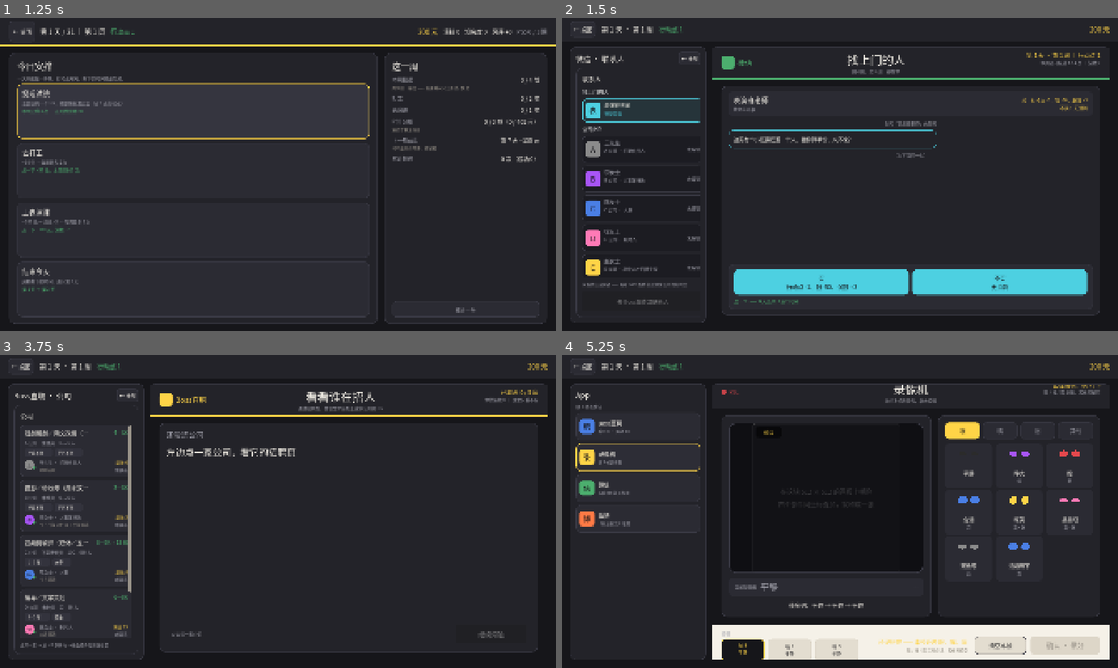
Above: before the commit, frames 1-4 (two rows, left to right).
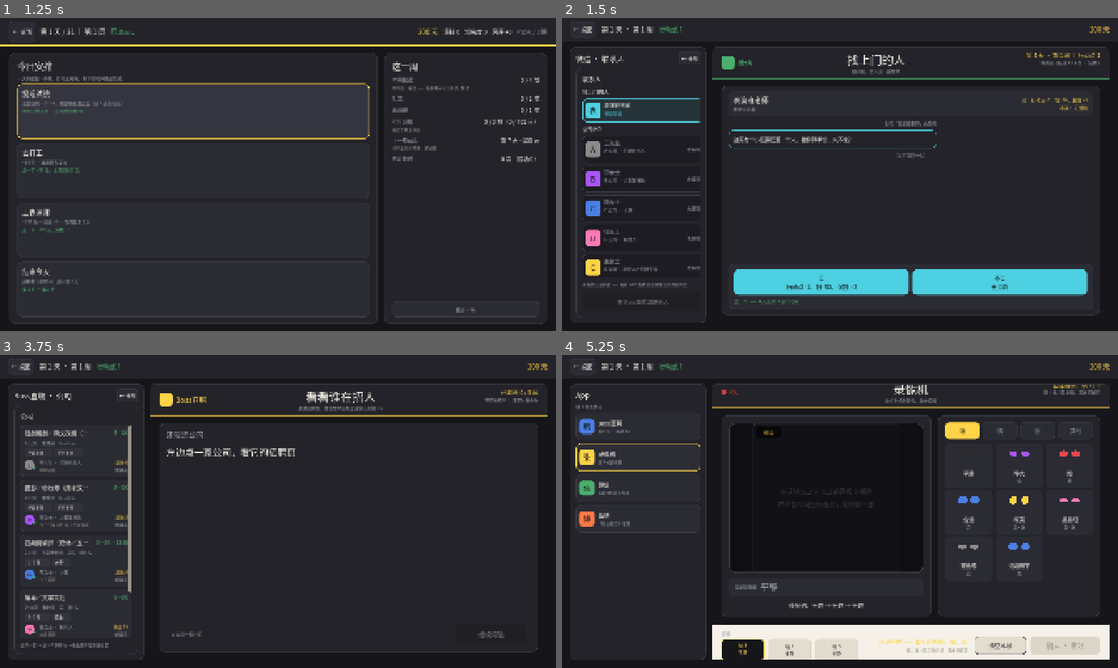
Above: after the commit, the same moments.

Repository: Ttixan/drama-queen
Game: Godot game, scene res://scenes/main_scene.tscn
Same seed, same stepped clock (60 frames per second), same inputs: the game is played once before the commit and once after it.
Inputs (mouse positions are in pixels of both pictures, inside the frame that each line leads up to):
- Up to frame 1 (1.25 s): tap Enter at 0.5 s; drag from (83, 180) to (333, 105) at 0.52 s
- Up to frame 2 (1.5 s): click (756, 111) at 1.25 s
- Up to frame 3 (3.75 s): click "← 桌面" at 2 s; tap Space at 2.75 s; drag from (250, 564) to (250, 574) at 2.77 s; click (77, 426) at 3.5 s
- Up to frame 4 (5.25 s): click "← 全部" at 4.25 s; click (639, 458) at 5 s

Frame 1 is identical in both runs. In frame 2, 0.5% of the frame differs, in the area x 27-99%, y 19-20%; in frame 3, 0.5%; in frame 4, 0.5%.

Commit message:
Boss 聊天：立刻沟通/继续沟通 + 首句时延 1 秒；四个 App 顶栏补圆角

Diff:
--- a/scripts/apps/boss_app.gd
+++ b/scripts/apps/boss_app.gd
@@ -61,6 +61,9 @@
 
 ## 聊天逐条播放的间隔（秒）。**设成 0 = 一次放完** —— 「跳过」按钮与测试都走那条。
 const CHAT_STEP := 0.85
+## 点「沟通」之后、第一句出现前的沉默（秒）—— 对方不可能秒回，这一拍就是「正在输入」。
+## 【测试与跳过路径设成 0】那样 `_open_chat` 全程同步，断言才写得稳。
+const FIRST_MSG_DELAY := 1.0
 ## 气泡最大宽度：超了就折行。小于它时按文字实际宽度收窄（短句子不该拉成一条长条）
 const MAX_BUBBLE_W := 560.0
 const BUBBLE_FONT := 17
@@ -111,6 +114,8 @@
 var _chat_done := false
 ## 玩家中途退了：**不再解锁** —— 得把话说完（或点跳过）才拿得到联系方式
 var _chat_aborted := false
+## 实际生效的首句时延（测试会把它设成 0，让整条链路同步跑）
+var _first_msg_delay := FIRST_MSG_DELAY
 ## 当前摆在界面上的那组选项（玩家点完就撤掉）
 var _choices: Node
 
@@ -536,6 +541,9 @@
 	_note_label.text = "注：" + co.posting_note if not co.posting_note.is_empty() else ""
 	_note_label.visible = not co.posting_note.is_empty()
 	_foot_hint.text = "点 HR 聊两句，聊完微信里就有他了"
+	# 【第一次是「立刻沟通」，之后才是「继续沟通」】照 Boss 本尊的叫法 ——
+	# 第一次是发起，之后就都算续聊
+	_contact_button.text = "立刻沟通" if not Game.is_hr_unlocked(co.code) else "继续沟通"
 	_contact_button.disabled = false
 	_set_lock_state(false)
 
@@ -598,8 +606,17 @@
 		return
 	if seen or _chat_step <= 0.0:
 		skip_chat()
-	else:
-		_play_chat()
+		return
+	# 【点下去先等一拍】对方不可能秒回 —— 这一秒的沉默就是「正在输入」，
+	# 期间职位卡已经摆出来了，玩家有事可看。第二次进来走 skip，不等。
+	if _first_msg_delay > 0.0:
+		await get_tree().create_timer(_first_msg_delay).timeout
+		if _chat_aborted or _current == null:
+			return
+		if _chat_step <= 0.0:
+			skip_chat()
+			return
+	_play_chat()
 
 
 ## 把剩下的话一次放完 —— 「跳过」走这条，**测试也走这条**（不必等计时器）。
@@ -955,6 +972,10 @@
 	top_sb.bg_color = UiPalette.PANEL
 	top_sb.border_width_bottom = 3
 	top_sb.border_color = UiPalette.ACCENT
+	# 【顶上两个角要圆】App 住在手机屏右栏那块圆角面板里（圆角 20），
+	# 顶栏自己是直角 —— 两个尖角会从圆角底图外面露出来。
+	top_sb.corner_radius_top_left = 20
+	top_sb.corner_radius_top_right = 20
 	get_node("Page/TopBar").add_theme_stylebox_override("panel", top_sb)
 
 	_node_panel(get_node("Page/BodyWrap/Body/ListPanel"), UiPalette.PANEL, 20, 2, UiPalette.LINE)
--- a/scripts/apps/recorder_app.gd
+++ b/scripts/apps/recorder_app.gd
@@ -480,6 +480,9 @@
 	var top_sb := StyleBoxFlat.new()
 	top_sb.bg_color = C_PANEL
 	top_sb.border_width_bottom = 3
+	# 【顶上两个角要圆】右栏底图是圆角 20，顶栏直角会从圆角外露出尖角
+	top_sb.corner_radius_top_left = 20
+	top_sb.corner_radius_top_right = 20
 	top_sb.border_color = C_ACCENT
 	get_node("Page/TopBar").add_theme_stylebox_override("panel", top_sb)
 
--- a/scripts/apps/wechat_app.gd
+++ b/scripts/apps/wechat_app.gd
@@ -1073,6 +1073,9 @@
 	var top_sb := StyleBoxFlat.new()
 	top_sb.bg_color = UiPalette.PANEL
 	top_sb.border_width_bottom = 3
+	# 【顶上两个角要圆】右栏底图是圆角 20，顶栏直角会从圆角外露出尖角
+	top_sb.corner_radius_top_left = 20
+	top_sb.corner_radius_top_right = 20
 	top_sb.border_color = UiPalette.WECHAT
 	get_node("Page/TopBar").add_theme_stylebox_override("panel", top_sb)
 
--- a/scripts/apps/weibo_app.gd
+++ b/scripts/apps/weibo_app.gd
@@ -125,6 +125,9 @@
 	var bar := StyleBoxFlat.new()
 	bar.bg_color = UiPalette.PANEL
 	bar.border_width_bottom = 3
+	# 【顶上两个角要圆】右栏底图是圆角 20，顶栏直角会从圆角外露出尖角
+	bar.corner_radius_top_left = 20
+	bar.corner_radius_top_right = 20
 	bar.border_color = UiPalette.WEIBO
 	get_node("Page/TopBar").add_theme_stylebox_override("panel", bar)
 
--- a/tools/test_boss.gd
+++ b/tools/test_boss.gd
@@ -95,6 +95,7 @@
 	print("[4] 点 HR 进聊天：先听开场，再自己挑一句回过去")
 	_check("A 的对话共 5 条（开场 + 三个选项 + 统一回复）",
 			CompanyLibrary.by_code("A").opening_chat.size(), 5)
+	_app._first_msg_delay = 0.0     # 时延关掉，整条链路同步跑，断言才写得稳
 	_app._open_chat()
 	_check("聊天层盖住了详情", _app.chat_open(), true)
 	_check("详情层收起来了", _app._post_panel.visible, false)
@@ -146,6 +147,7 @@
 	print("[6] 话没说完就退出去：不算数")
 	_app._select_company("C")
 	_app._chat_step = 1.0          # 让它处在「正在播」的状态（测试不等它）
+	_app._first_msg_delay = 0.0
 	_app._open_chat()
 	_app._close_chat()             # 第一条刚出来就退
 	_check("C 仍然没解锁", _game.is_hr_unlocked("C"), false)
--- a/tools/test_phone_shell.gd
+++ b/tools/test_phone_shell.gd
@@ -180,6 +180,7 @@
 	# 【「← 全部」= 离开当前 App】只换左栏的话，右栏还停在聊天那一层 —— 两边对不上（真踩过）
 	_phone.open_app("res://scenes/apps/boss.tscn")
 	_phone._current._select_company("A")
+	_phone._current._first_msg_delay = 0.0
 	_phone._current._open_chat()
 	_check("Boss 聊天开着", _phone._current.chat_open(), true)
 	var unlocked_before: int = _game.state.unlocked_hr.size()
Not shown, changed: docs/进度.md
